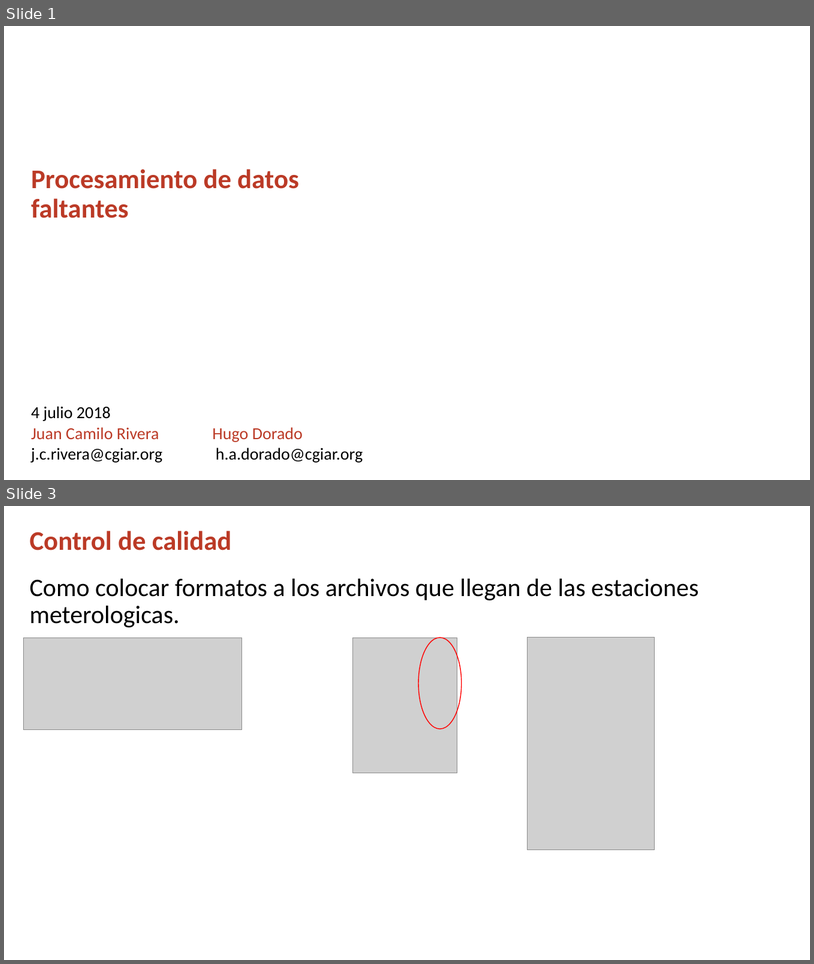
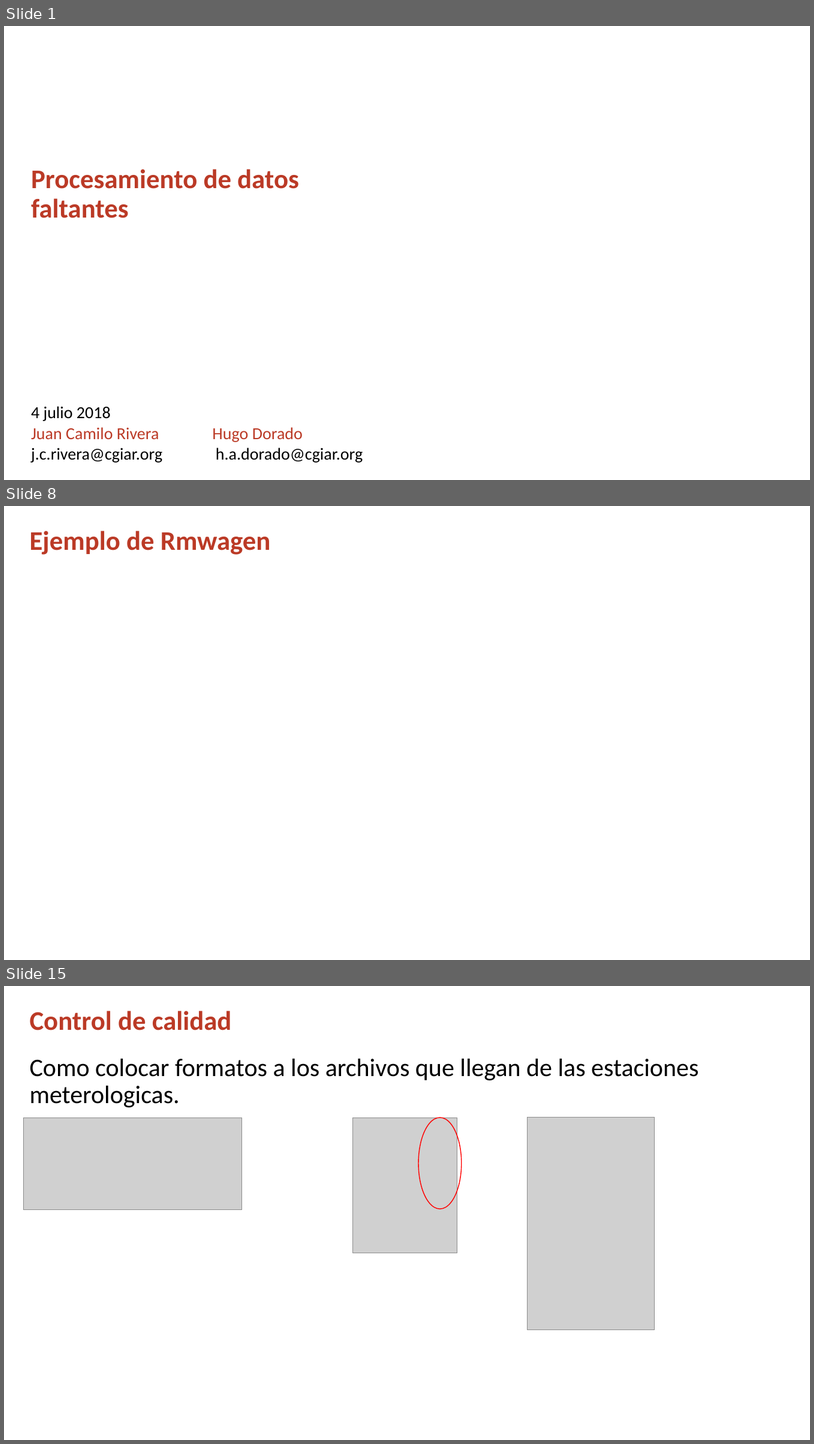
Before and after one commit to j-river1/taller_honduras, a slide deck: DIA_2/Procesamiento_de_datos_faltantes.pptx. Shown one above the other, each under a label of ours: slides 1 and 3 before the commit, slides 1, 8 and 15 after it; the slides between them are not shown. The pictures are 814x964 and 814x1444 pixels, drawn with LibreOffice and Linux fonts; fonts in the diff are those of the drawing; grey boxes stand for pictures; background and template pictures are left out. Boxes give left, top, right and bottom in pixels: in the first picture for what was removed or moved away, otherwise in the second. Text is boxed around its words. In the diff, an @@ line names an element or a change of style, - is before the commit and + after.

```diff
--- a/DIA_2/Procesamiento_de_datos_faltantes.pptx
+++ b/DIA_2/Procesamiento_de_datos_faltantes.pptx
@@ slide 8 added at (4,506,810,960), background #FFFFFF @@
@@ title added at (30,531,271,555), 32 pt, text #BB3A26, bold @@
+Ejemplo de Rmwagen
@@ what was slide 3 is now slide 15 @@
```
Also in this commit, not shown: 1 slide changed, 11 other slides added.
